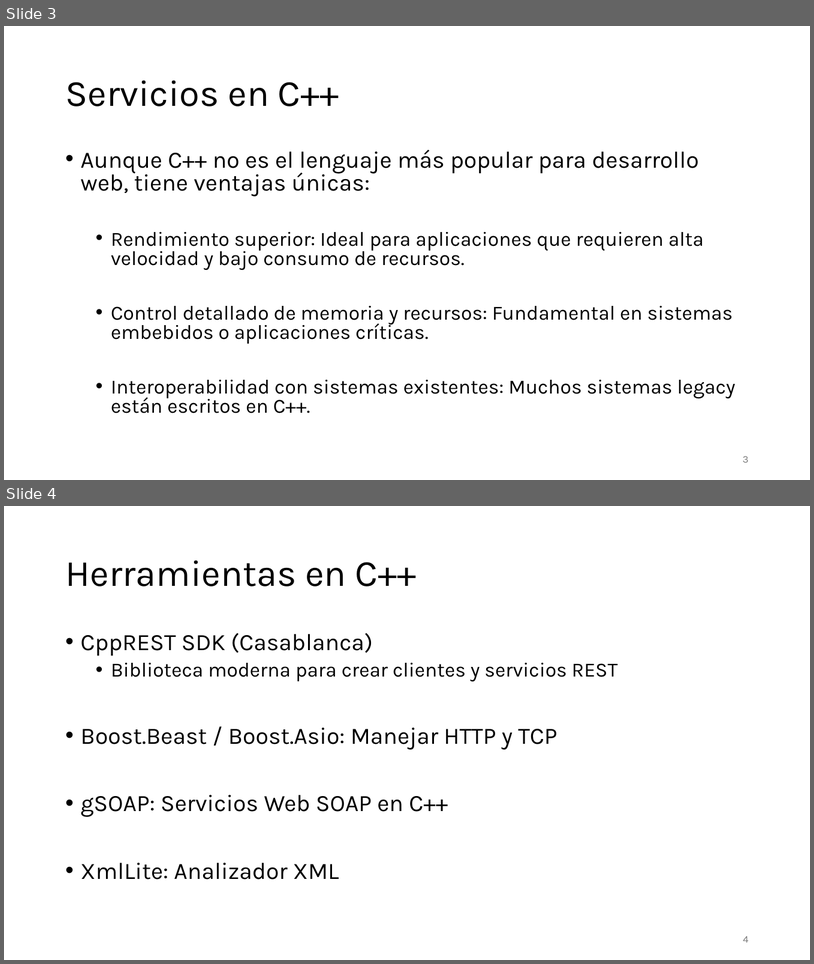
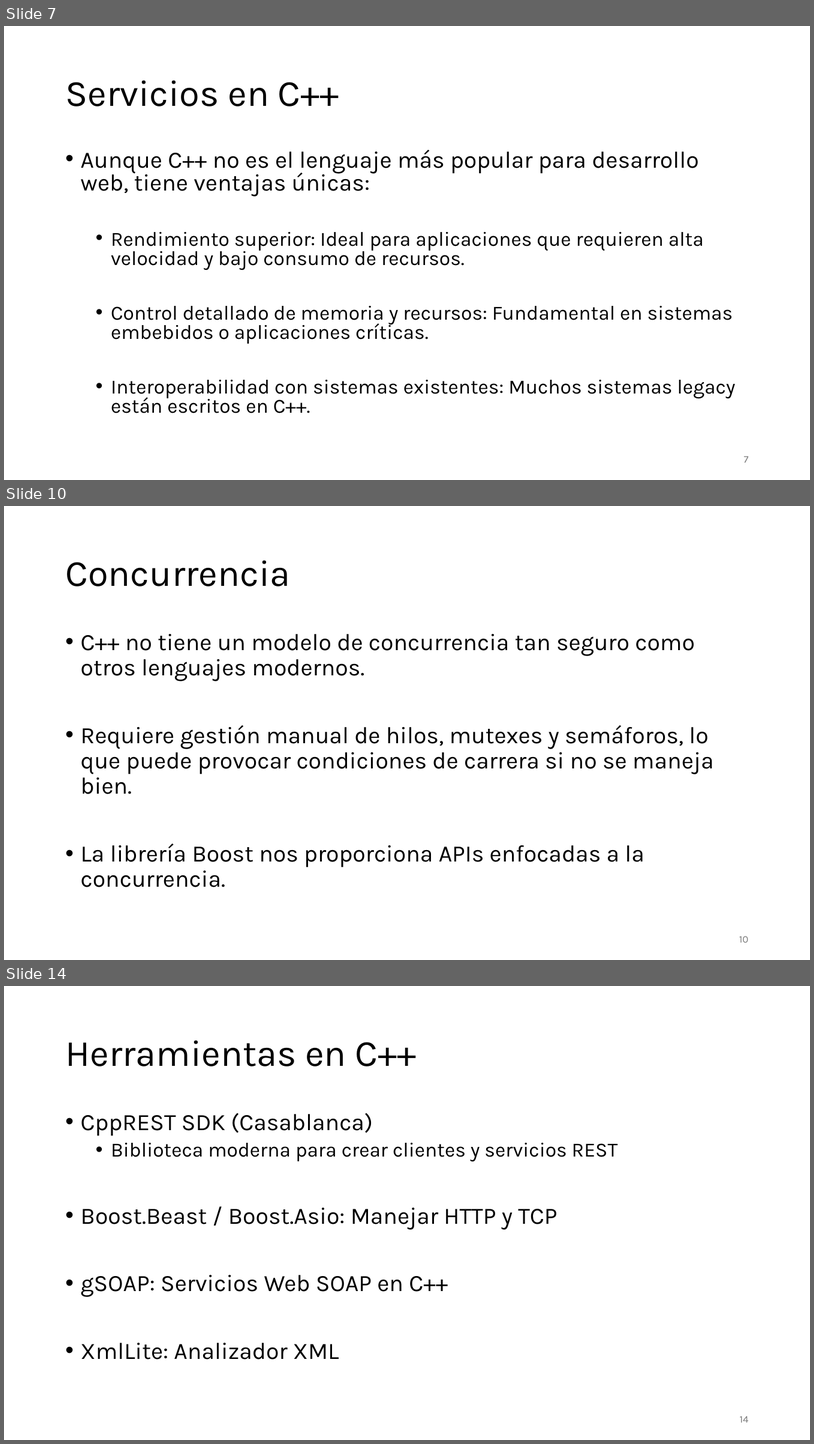
Before and after one commit to aldebarran22/CURSO_CPP_SERVICIOS_30H, a slide deck: doc/1_Introduccion a los servicios Web en Cpp.pptx. Shown one above the other, each under a label of ours: slides 3 and 4 before the commit, slides 7, 10 and 14 after it; the slides between them are not shown. The pictures are 814x964 and 814x1444 pixels, drawn with LibreOffice and Linux fonts; fonts in the diff are those of the drawing. Boxes give left, top, right and bottom in pixels: in the first picture for what was removed or moved away, otherwise in the second. Text is boxed around its words. In the diff, an @@ line names an element or a change of style, - is before the commit and + after.

```diff
--- a/doc/1_Introduccion a los servicios Web en Cpp.pptx
+++ b/doc/1_Introduccion a los servicios Web en Cpp.pptx
@@ slide 10 added at [4, 506, 810, 960], background #FFFFFF @@
@@ title added at [65, 560, 290, 586], 44 pt, text #000000 @@
+Concurrencia
@@ text added at [81, 634, 714, 887], 28 pt, text #000000 @@
+• C++ no tiene un modelo de concurrencia tan seguro como otros lenguajes modernos.
+• Requiere gestión manual de hilos, mutexes y semáforos, lo que puede provocar condiciones de carrera si no se maneja bien.
+• La librería Boost nos proporciona APIs enfocadas a la concurrencia.
@@ page number added at [740, 936, 749, 942], 12 pt, text #797979 @@
+10
@@ what was slide 3 is now slide 7 @@
@@ page number at [744, 456, 749, 462]: text changed @@
-3
+7
@@ what was slide 4 is now slide 14 @@
@@ page number at [740, 1416, 749, 1422]: text changed @@
-4
+14
```
Also in this commit, not shown: 17 other slides added, 44 other files.
